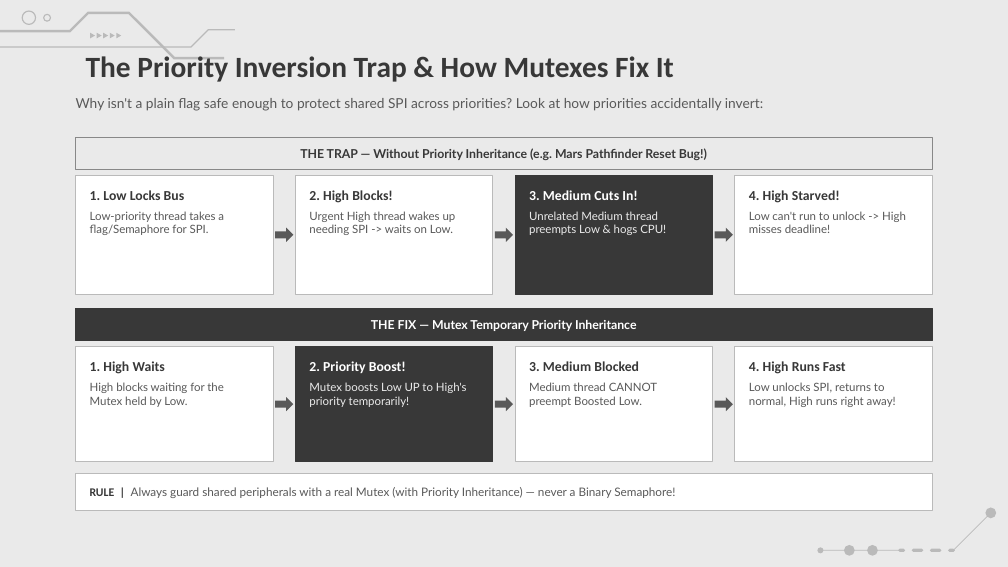
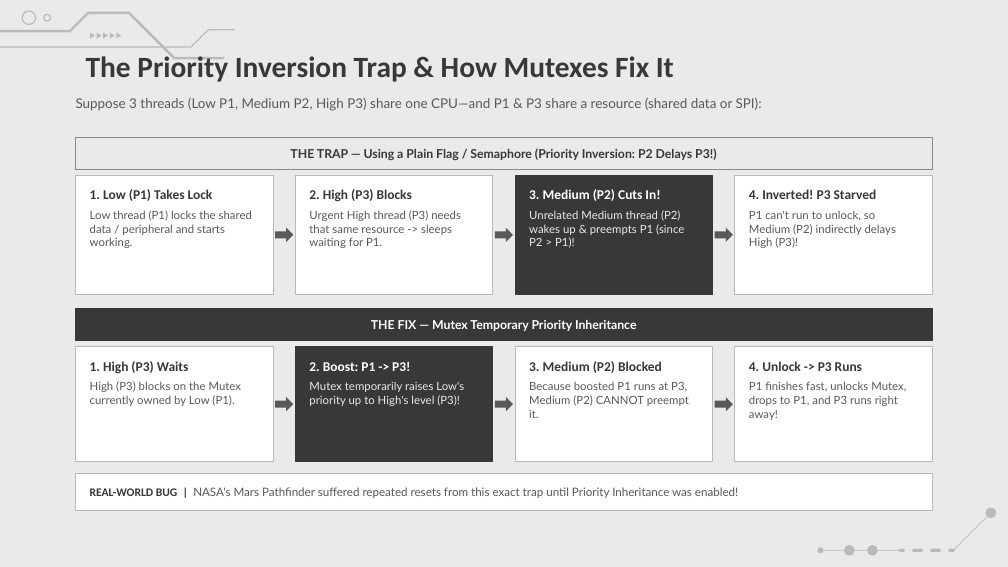
Before and after one commit to amrsaeedcse/zephyr-vs-freertos-presentation, a slide deck: slide 9 of Zephyr_RTOS_vs_FreeRTOS.pptx. Drawn at 1008x567 pixels with LibreOffice and Linux fonts; fonts in the diff are those of the drawing; background and template pictures are left out. Boxes give left, top, right and bottom in pixels: in the first picture for what was removed or moved away, otherwise in the second. Text is boxed around its words. In the diff, an @@ line names an element or a change of style, - is before the commit and + after.

```diff
--- a/Zephyr_RTOS_vs_FreeRTOS.pptx
+++ b/Zephyr_RTOS_vs_FreeRTOS.pptx
@@ text at [76, 98, 762, 111]: text changed; size 9.8 to 9.6 pt @@
-Why isn't a plain flag safe enough to protect shared SPI across priorities? Look at how priorities accidentally invert:
+Suppose 3 threads (Low P1, Medium P2, High P3) share one CPU—and P1 & P3 share a resource (shared data or SPI):
@@ text in rectangle at [290, 148, 717, 160]: text changed @@
-THE TRAP — Without Priority Inheritance (e.g. Mars Pathfinder Reset Bug!)
+THE TRAP — Using a Plain Flag / Semaphore (Priority Inversion: P2 Delays P3!)
@@ text in rectangle at [90, 189, 252, 248]: text changed; size 8.2 to 8.1 pt @@
-1. Low Locks Bus
-Low-priority thread takes a flag/Semaphore for SPI.
+1. Low (P1) Takes Lock
+Low thread (P1) locks the shared data / peripheral and starts working.
@@ text in rectangle at [309, 189, 461, 248]: text changed; size 8.2 to 8.1 pt @@
-2. High Blocks!
-Urgent High thread wakes up needing SPI -> waits on Low.
+2. High (P3) Blocks
+Urgent High thread (P3) needs that same resource -> sleeps waiting for P1.
@@ text in rectangle at [529, 189, 684, 248]: text changed; size 8.2 to 8.1 pt @@
-3. Medium Cuts In!
-Unrelated Medium thread preempts Low & hogs CPU!
+3. Medium (P2) Cuts In!
+Unrelated Medium thread (P2) wakes up & preempts P1 (since P2 > P1)!
@@ text in rectangle at [749, 189, 896, 248]: text changed; size 8.2 to 8.1 pt @@
-4. High Starved!
-Low can't run to unlock -> High misses deadline!
+4. Inverted! P3 Starved
+P1 can't run to unlock, so Medium (P2) indirectly delays High (P3)!
@@ text in rectangle at [90, 361, 242, 406]: text changed; size 8.2 to 8.1 pt @@
-1. High Waits
-High blocks waiting for the Mutex held by Low.
+1. High (P3) Waits
+High (P3) blocks on the Mutex currently owned by Low (P1).
@@ text in rectangle at [309, 362, 464, 406]: text changed; size 8.2 to 8.1 pt @@
-2. Priority Boost!
-Mutex boosts Low UP to High's priority temporarily!
+2. Boost: P1 -> P3!
+Mutex temporarily raises Low's priority up to High's level (P3)!
@@ text in rectangle at [529, 361, 689, 418]: text changed; size 8.2 to 8.1 pt @@
-3. Medium Blocked
-Medium thread CANNOT preempt Boosted Low.
+3. Medium (P2) Blocked
+Because boosted P1 runs at P3, Medium (P2) CANNOT preempt it.
@@ text in rectangle at [749, 361, 906, 420]: text changed; size 8.2 to 8.1 pt @@
-4. High Runs Fast
-Low unlocks SPI, returns to normal, High runs right away!
+4. Unlock -> P3 Runs
+P1 finishes fast, unlocks Mutex, drops to P1, and P3 runs right away!
@@ text in rectangle at [90, 487, 738, 498]: text changed; size 8.4 to 8.3 pt @@
-RULE | Always guard shared peripherals with a real Mutex (with Priority Inheritance) — never a Binary Semaphore!
+REAL-WORLD BUG | NASA's Mars Pathfinder suffered repeated resets from this exact trap until Priority Inheritance was enabled!
```
Also in this commit, not shown: 8 other slides changed, 15 other files.
